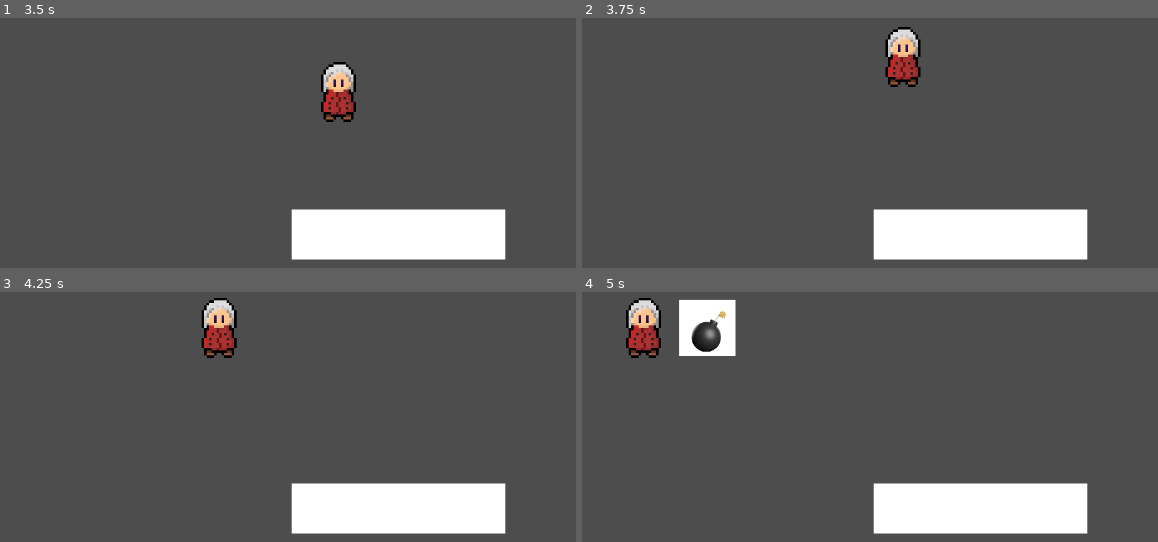
Above: before the commit, frames 1-4 (two rows, left to right).
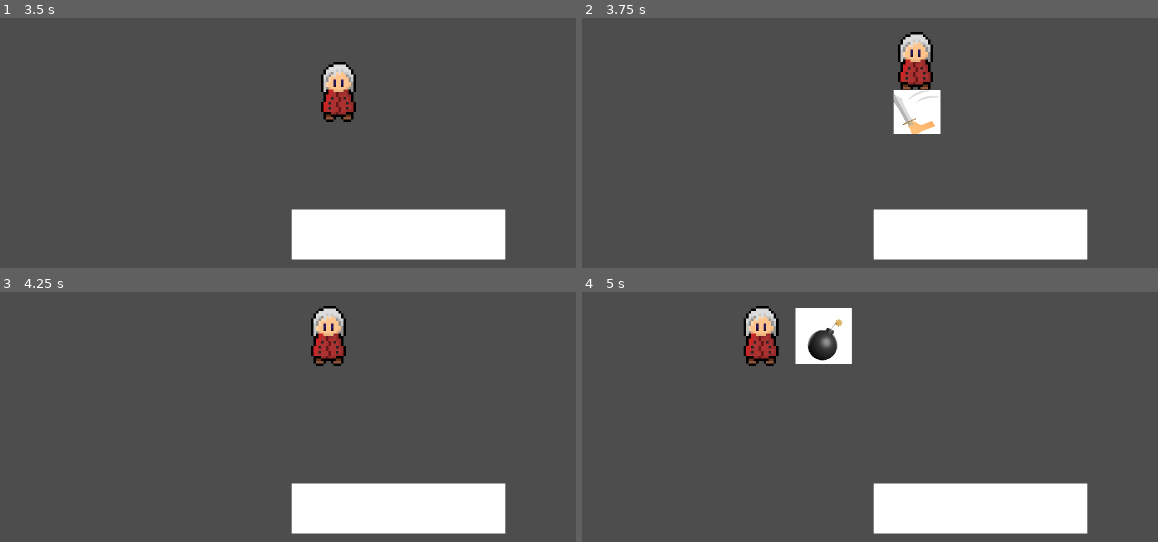
Above: after the commit, the same moments.

Repository: Iquecs2005/Loftrell
Game: Godot game, scene res://Scenes/cena_teste.tscn
Same seed, same stepped clock (60 frames per second), same inputs: the game is played once before the commit and once after it.
Inputs:
- Up to frame 1 (3.5 s): tap Enter at 0.5, 2.75 s; hold D (MoveRight) 0.53-1.28 s; tap K (BombAction) at 0.6 s; hold S (MoveDown) 1.28-2.03 s; tap P (BowAction) at 1.35 s; tap Space at 2 s; hold D (MoveRight) 2.03-2.78 s; tap L (HookAction) at 2.1 s; hold W (MoveUp) from 2.78 s (still down); tap O (ShieldAction) at 2.85 s
- Up to frame 2 (3.75 s): release W (MoveUp) at 3.53 s; hold A (MoveLeft) from 3.53 s (still down); tap I (SwordAction) at 3.6 s
- Up to frame 3 (4.25 s): keep holding A (MoveLeft)
- Up to frame 4 (5 s): keep holding A (MoveLeft); tap K (BombAction) at 4.35 s

Frame 1 is identical in both runs. In frame 2, 3.1% of the frame differs, in the area x 52-63%, y 3-47%; in frame 3, 2.5%; in frame 4, 6.6%, in the area x 7-47%, y 2-30%.

Commit message:
ataque início e timer do mesmo com o do gancho

Diff:
--- a/Prefabs/Player.tscn
+++ b/Prefabs/Player.tscn
@@ -1,10 +1,11 @@
-[gd_scene load_steps=8 format=3 uid="uid://ca43refstl3qj"]
+[gd_scene load_steps=11 format=3 uid="uid://ca43refstl3qj"]
 
 [ext_resource type="Script" uid="uid://dswraaekfjdga" path="res://Scripts/player.gd" id="1_b43ah"]
 [ext_resource type="Texture2D" uid="uid://cdnh330mnaik2" path="res://Sprites/MainCharacter2.png" id="2_shmu5"]
 [ext_resource type="PackedScene" uid="uid://cwd2r02puc1vm" path="res://Prefabs/bomb.tscn" id="2_vxq8l"]
 [ext_resource type="PackedScene" uid="uid://c1exf5l8gq8ej" path="res://Prefabs/hook_shoot.tscn" id="3_gg3t4"]
 [ext_resource type="Script" uid="uid://cr3g4rtsvnjr7" path="res://Scripts/inputManager.gd" id="3_vxq8l"]
+[ext_resource type="Texture2D" uid="uid://js26jogspp45" path="res://Sprites/attack.jpeg" id="6_gg3t4"]
 
 [sub_resource type="SpriteFrames" id="SpriteFrames_kpjcp"]
 animations = [{
@@ -20,7 +21,21 @@
 [sub_resource type="RectangleShape2D" id="RectangleShape2D_xhfnw"]
 size = Vector2(16, 15)
 
-[node name="Player" type="RigidBody2D" node_paths=PackedStringArray("raycast", "bombTimer")]
+[sub_resource type="SpriteFrames" id="SpriteFrames_javds"]
+animations = [{
+"frames": [{
+"duration": 1.0,
+"texture": ExtResource("6_gg3t4")
+}],
+"loop": true,
+"name": &"swing",
+"speed": 5.0
+}]
+
+[sub_resource type="RectangleShape2D" id="RectangleShape2D_3ygst"]
+size = Vector2(18.5, 18)
+
+[node name="Player" type="RigidBody2D" node_paths=PackedStringArray("attackSprite", "attackCollision", "raycast", "bombTimer", "attackTimer")]
 collision_mask = 3
 gravity_scale = 0.0
 lock_rotation = true
@@ -31,10 +46,13 @@
 minimumInputVector = 0.1
 bombPrefab = ExtResource("2_vxq8l")
 hookPrefab = ExtResource("3_gg3t4")
+attackSprite = NodePath("Attack/Area2D/AttackSprite")
+attackCollision = NodePath("Attack/Area2D/AttackCollision")
 raycast = NodePath("RayCast2D")
 bombOfsset = 25
 hookOffset = 10
 bombTimer = NodePath("BombTimer")
+attackTimer = NodePath("Attack/AttackTimer")
 
 [node name="AnimatedSprite2D" type="AnimatedSprite2D" parent="."]
 sprite_frames = SubResource("SpriteFrames_kpjcp")
@@ -57,6 +75,26 @@
 collision_mask = 2
 collide_with_areas = true
 
+[node name="Attack" type="Node2D" parent="."]
+
+[node name="Area2D" type="Area2D" parent="Attack"]
+
+[node name="AttackSprite" type="AnimatedSprite2D" parent="Attack/Area2D"]
+visible = false
+position = Vector2(0.5625, 20)
+scale = Vector2(0.0553519, 0.0514706)
+sprite_frames = SubResource("SpriteFrames_javds")
+animation = &"swing"
+
+[node name="AttackCollision" type="CollisionShape2D" parent="Attack/Area2D"]
+position = Vector2(0.75, 20)
+shape = SubResource("RectangleShape2D_3ygst")
+disabled = true
+
+[node name="AttackTimer" type="Timer" parent="Attack"]
+wait_time = 0.5
+one_shot = true
+
 [connection signal="OnBombInput" from="InputManager" to="." method="DropBomb"]
 [connection signal="OnBowInput" from="InputManager" to="." method="ShootBow"]
 [connection signal="OnHookInput" from="InputManager" to="." method="ShootHookshot"]
@@ -64,3 +102,4 @@
 [connection signal="OnShieldInput" from="InputManager" to="." method="RaiseShield"]
 [connection signal="OnSwordInput" from="InputManager" to="." method="SwingSword"]
 [connection signal="timeout" from="BombTimer" to="." method="BombTimeout"]
+[connection signal="timeout" from="Attack/AttackTimer" to="." method="AttackTimeout"]
--- a/Scripts/player.gd
+++ b/Scripts/player.gd
@@ -8,6 +8,8 @@
 @export var bombPrefab : PackedScene
 @export var hookPrefab : PackedScene
 
+@export var attackSprite : AnimatedSprite2D
+@export var attackCollision = CollisionShape2D
 
 var lockRotation : bool = false
 var shouldMove : bool = true
@@ -24,6 +26,7 @@
 @export var hookOffset = 0
 
 @export var bombTimer : Timer
+@export var attackTimer : Timer
 
 var bombCooldown = true
 var hookCooldown = true
@@ -79,7 +82,12 @@
 	if !hookCooldown :
 		print("Gancho em cooldown")
 		return
+	attackSprite.visible = true
+	attackCollision.disabled = false
+	StopMovement()
 	print("Usou sua espada")
+	hookCooldown = false
+	attackTimer.start()
 
 func RaiseShield():
 	if !hookCooldown :
@@ -140,3 +148,9 @@
 
 func HookTimeout() -> void:
 	hookCooldown = true
+
+func AttackTimeout() -> void:
+	attackSprite.visible = false
+	attackCollision.disabled = true
+	ResumeMovement()
+	hookCooldown = true
Binary file added: Sprites/attack.jpeg
Not shown, added: Sprites/attack.jpeg.import
